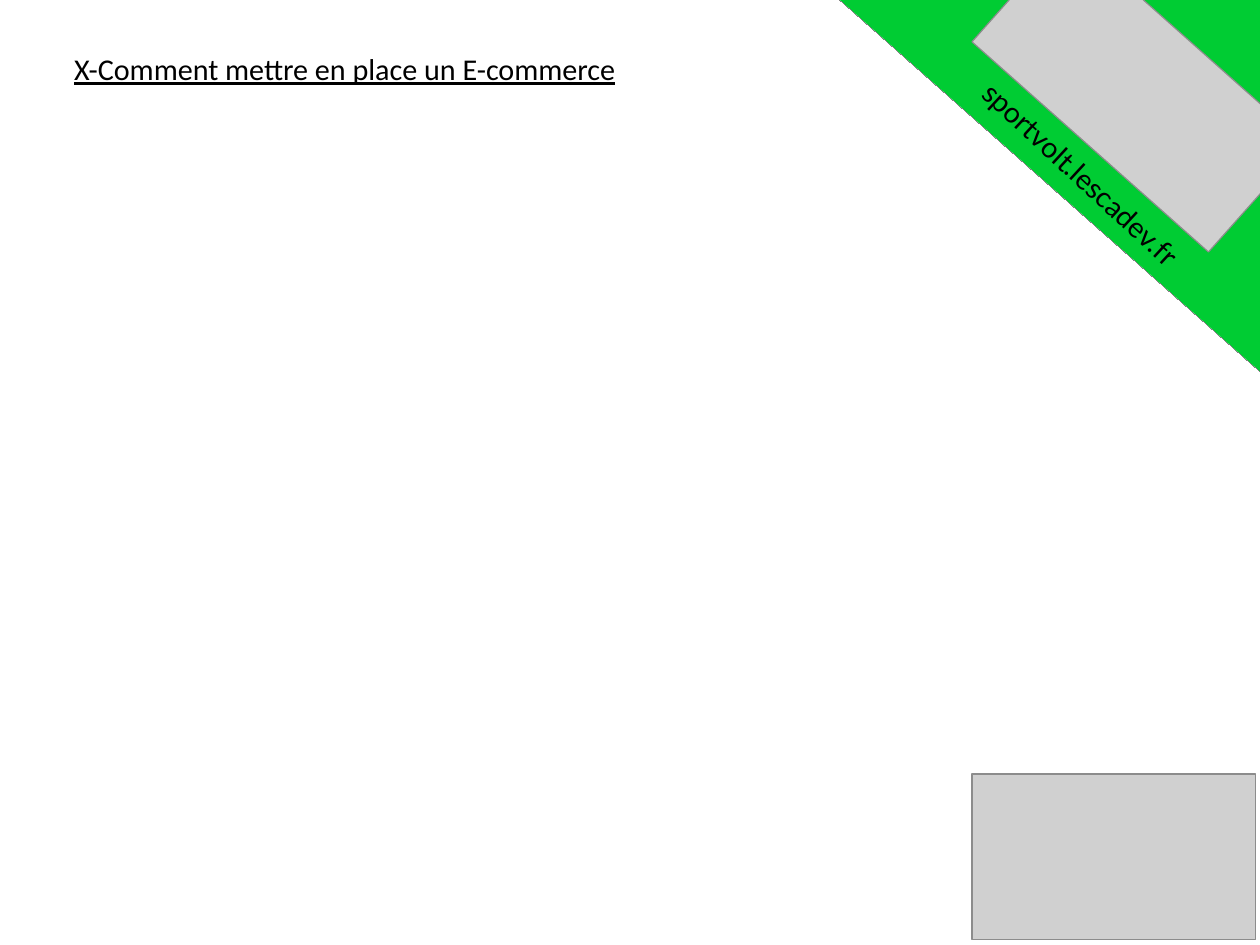
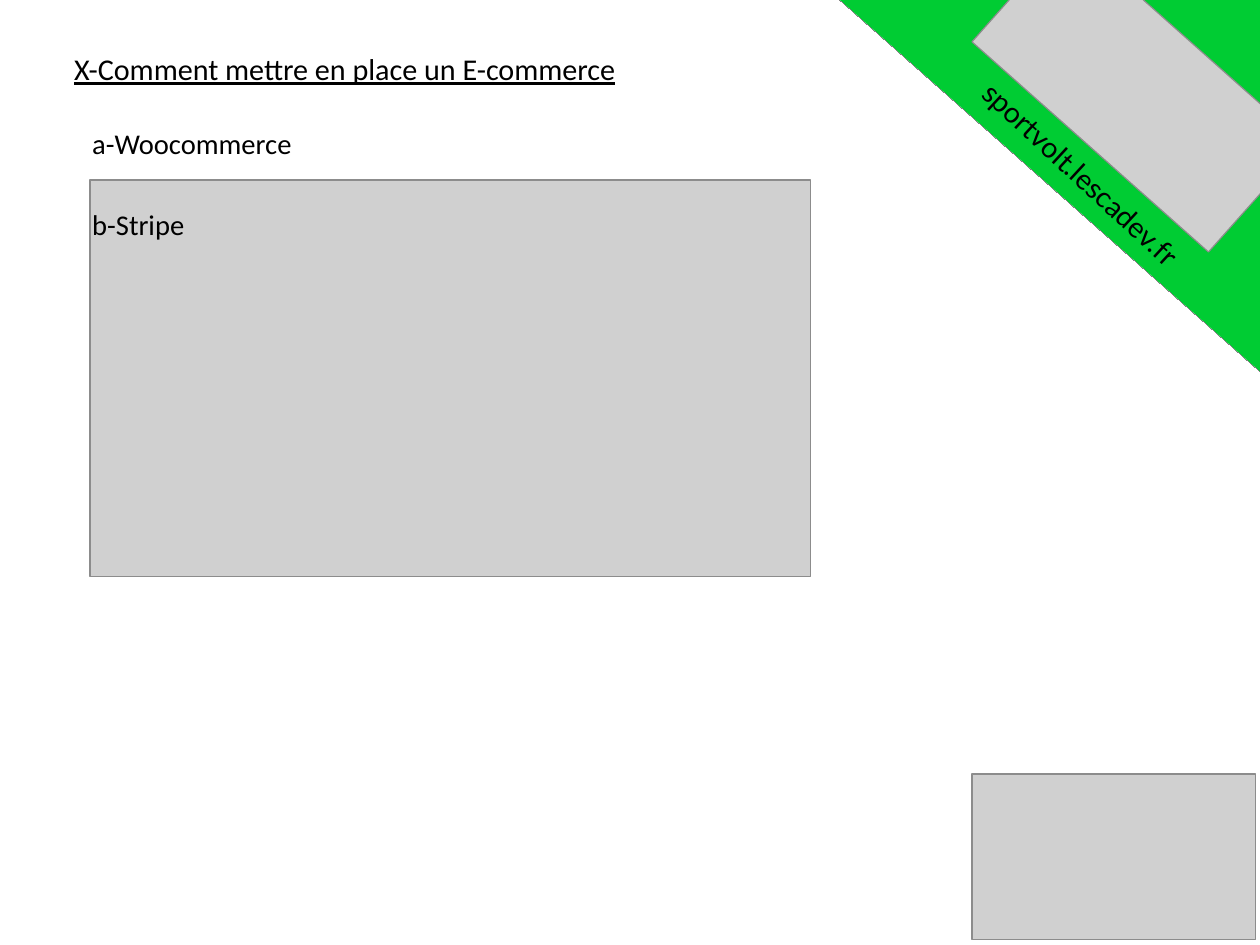
Before and after one commit to Papibadiste/ProjetFinDeFormation, a slide deck: slide 11 of CDC ect/diapo de la presentation.odp. Drawn at 1260x945 pixels with LibreOffice and Linux fonts; fonts in the diff are those of the drawing; grey boxes stand for pictures; background and template pictures are left out. Boxes give left, top, right and bottom in pixels: in the first picture for what was removed or moved away, otherwise in the second. Text is boxed around its words. In the diff, an @@ line names an element or a change of style, - is before the commit and + after.

```diff
--- a/CDC ect/diapo de la presentation.odp
+++ b/CDC ect/diapo de la presentation.odp
@@ text added at box(92, 135, 291, 155), 18 pt, text #000000 @@
+a-Woocommerce
@@ picture added at box(90, 180, 812, 576) @@
@@ text added at box(92, 215, 184, 240), 18 pt, text #000000 @@
+b-Stripe
```
Also in this commit, not shown: 3 other slides changed, 1 slide added, 7 other files.
